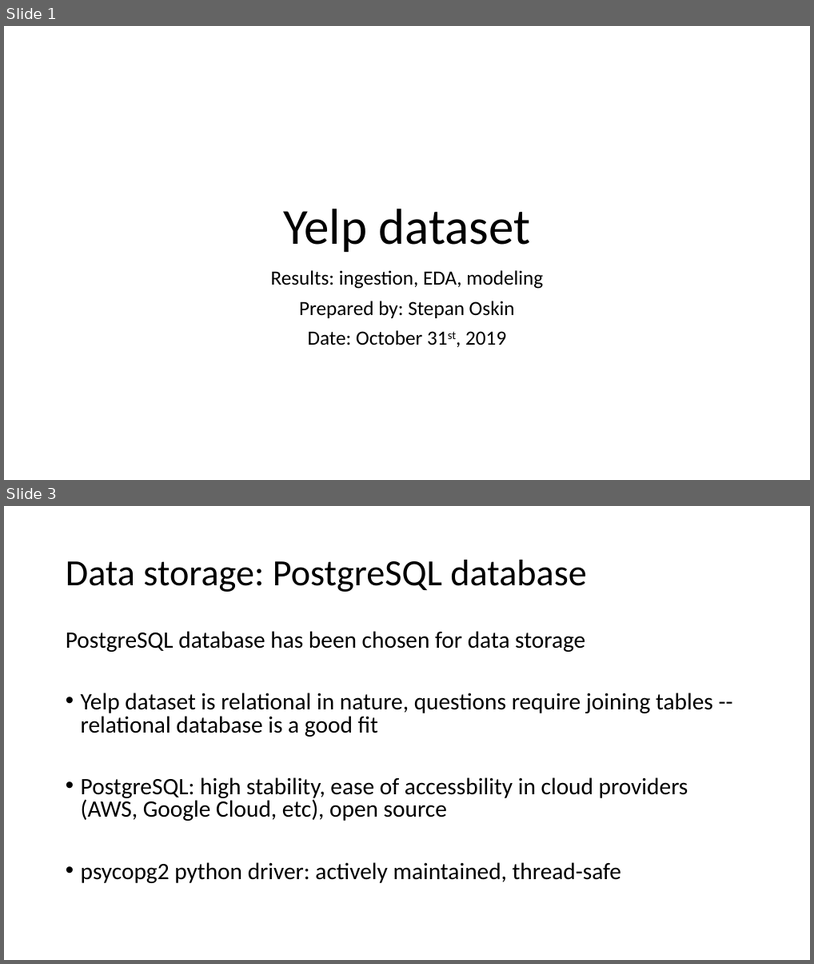
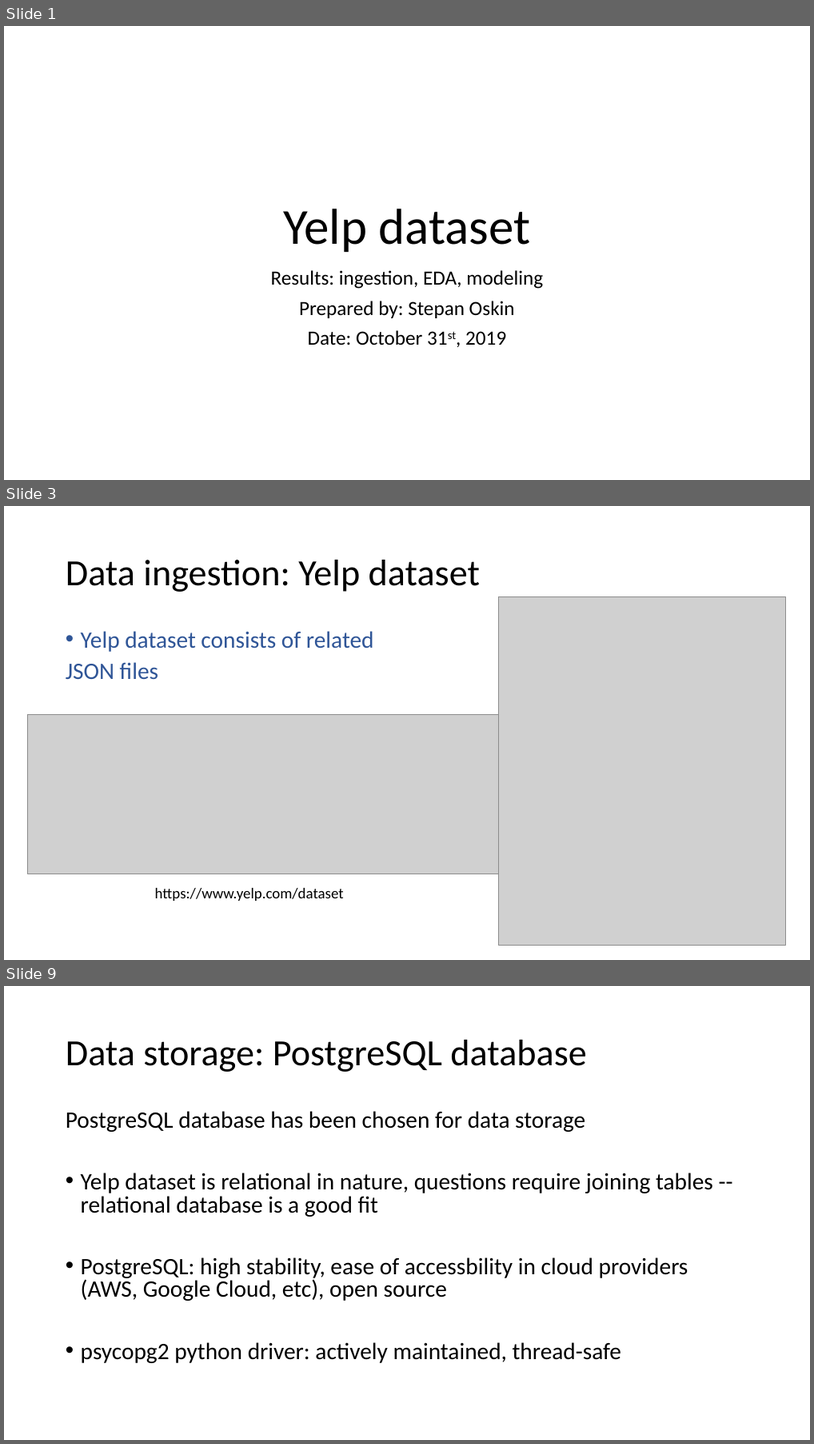
Before and after one commit to stepan-o/lift, a slide deck: presentations/Yelp_dataset_results.pptx. Shown one above the other, each under a label of ours: slides 1 and 3 before the commit, slides 1, 3 and 9 after it; the slides between them are not shown. The pictures are 814x964 and 814x1444 pixels, drawn with LibreOffice and Linux fonts; fonts in the diff are those of the drawing; grey boxes stand for pictures. Boxes give left, top, right and bottom in pixels: in the first picture for what was removed or moved away, otherwise in the second. Text is boxed around its words. In the diff, an @@ line names an element or a change of style, - is before the commit and + after.

```diff
--- a/presentations/Yelp_dataset_results.pptx
+++ b/presentations/Yelp_dataset_results.pptx
@@ slide 3 added at (x1=4, y1=506, x2=810, y2=960), background #FFFFFF @@
@@ title added at (x1=66, y1=560, x2=480, y2=592), 44 pt, text #000000 @@
+Data ingestion: Yelp dataset
@@ picture added at (x1=499, y1=596, x2=787, y2=945) @@
@@ text added at (x1=66, y1=631, x2=374, y2=679), 28 pt, text #2F5597 @@
+• Yelp dataset consists of related
+JSON files
@@ picture added at (x1=27, y1=714, x2=499, y2=874) @@
@@ text added at (x1=155, y1=888, x2=344, y2=900), 18 pt, text #000000 @@
+https://www.yelp.com/dataset
@@ what was slide 3 is now slide 9 @@
```
Also in this commit, not shown: 1 slide changed, 6 other slides added.
